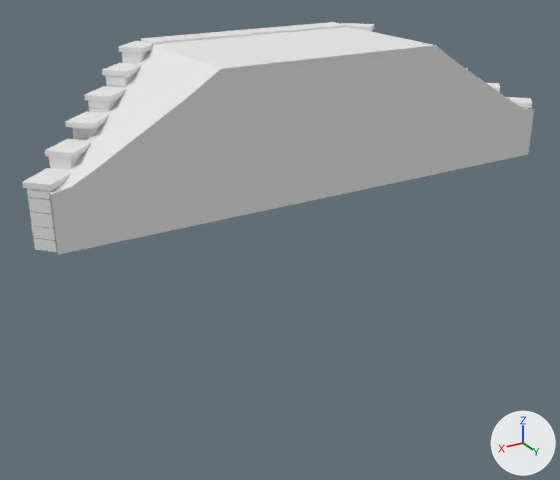
The glTF model GameClient/ArtSource/Silverbrook/BridgeAbutment/SilverbrookBridgeAbutment.glb, before and after one commit.
Both versions are drawn from a 50 mm lens placed at (12.04, 17.14, 3.6), pointed at (0.39, -2.29, -6.12). The lights are fixed; the arrows at lower right show +X, +Y and +Z. The first picture is the older version. Vertices at exactly the same position are counted once.

The first picture shows 'SM_SBBridgeAbutment_Earth', 'SM_SBBridgeAbutment_Stone'.
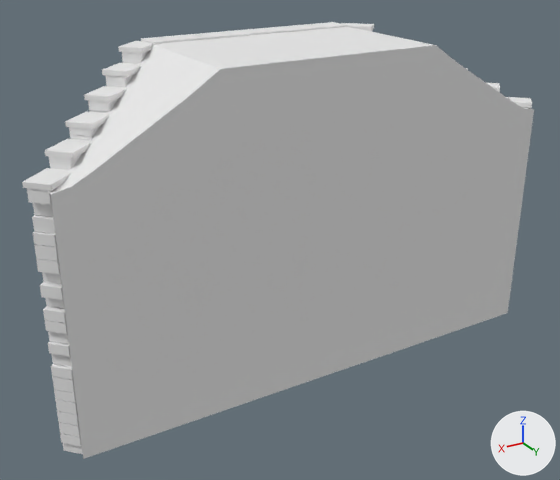
Where the change shows, as pixel boxes [x1, y1, x2, y2] in the pictures (560 x 480 px; the box of a moved part takes in the faces that stretch with it):
'SM_SBBridgeAbutment_Earth', reshaped (89% taller)
    before: [49, 27, 534, 255]
    after: [49, 27, 534, 459]
'SM_SBBridgeAbutment_Stone', reshaped (mostly hidden)
    before: [22, 22, 532, 252]
    after: [22, 22, 532, 454]
part 1 of me_sm_sbbridgeabutment_stone, deleted
    before: [28, 197, 58, 252]
part 2 of me_sm_sbbridgeabutment_stone, built on (mostly hidden)
    before: [27, 51, 530, 240]
    after: [27, 30, 531, 454]
part 3 of me_sm_sbbridgeabutment_earth, moved or reshaped
    before: [51, 152, 529, 255]
    after: [51, 152, 529, 459]

Edits to the bpy script that builds the scene:
```text
Change me_sm_sbbridgeabutment_stone:
    used by ob_sm_sbbridgeabutment_stone; location = (0.0, 0.0, 0.0)
    remove me_sm_sbbridgeabutment_stone.from_pydata(...)  # 5808 vertices, 10164 faces; spans x -8.4..8.4, y -5.2..-0.1, z -4.0..0.0
    add me_sm_sbbridgeabutment_stone.from_pydata(...)  # 16192 vertices, 28336 faces; spans x -8.4..8.4, y -5.2..-0.1, z -10.0..0.0
    me_sm_sbbridgeabutment_stone part 1: 203 loose pieces with 3248 vertices, spanning x -8.3..8.3, y -5.1..-0.1, z -4.0..-0.1, are deleted
    me_sm_sbbridgeabutment_stone part 2: 82 vertices moved within x -7.9..6.0, y -5.1..-0.1, z -2.4..-0.2; 1430 vertices removed from x -8.3..8.3, y -5.2..-0.1, z -4.0..-0.1; 15062 vertices added at x -8.3..8.3, y -5.2..-0.1, z -10.0..-0.1
    other edits to the shape of me_sm_sbbridgeabutment_stone do not show in these pictures
Change me_sm_sbbridgeabutment_earth:
    used by ob_sm_sbbridgeabutment_earth; location = (0.0, 0.0, 0.0)
    remove me_sm_sbbridgeabutment_earth.from_pydata(...)  # 99 vertices, 128 faces; spans x -7.9..7.9, y -4.4..0.0, z -4.0..-0.1
    add me_sm_sbbridgeabutment_earth.from_pydata(...)  # 99 vertices, 128 faces; spans x -7.9..7.9, y -4.4..0.0, z -10.0..-0.1
    me_sm_sbbridgeabutment_earth part 3: all 33 vertices in x -7.9..7.9, y 0.0, z -4.0 are moved by (0.0, 0.0, -6.0)
```
